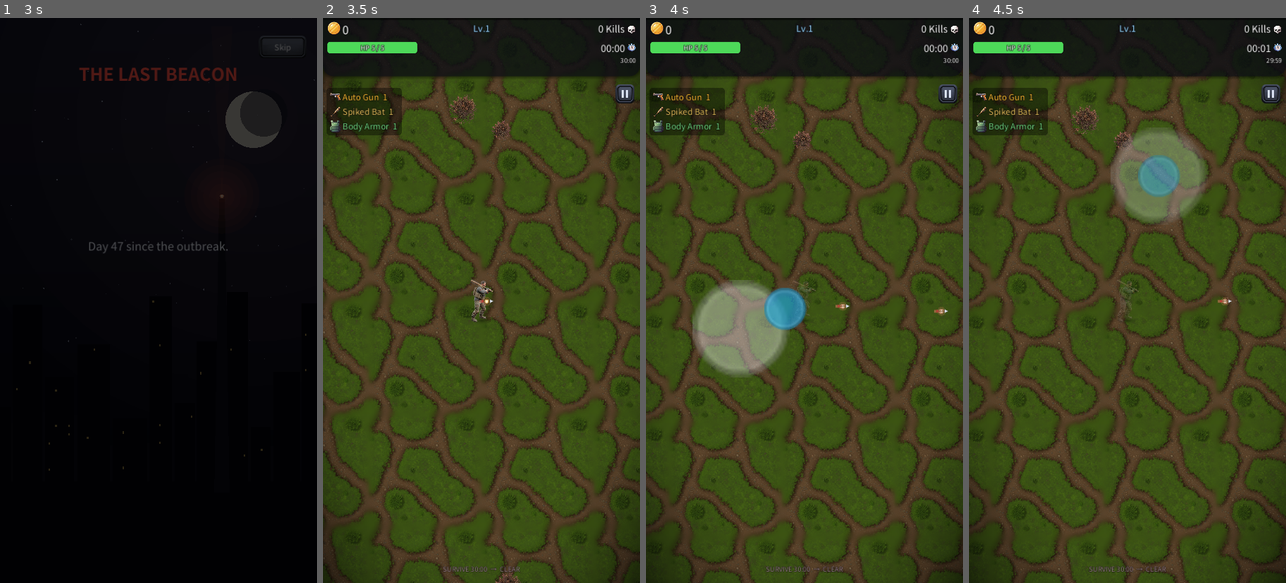
Above: before the commit, frames 1-4 (left to right).
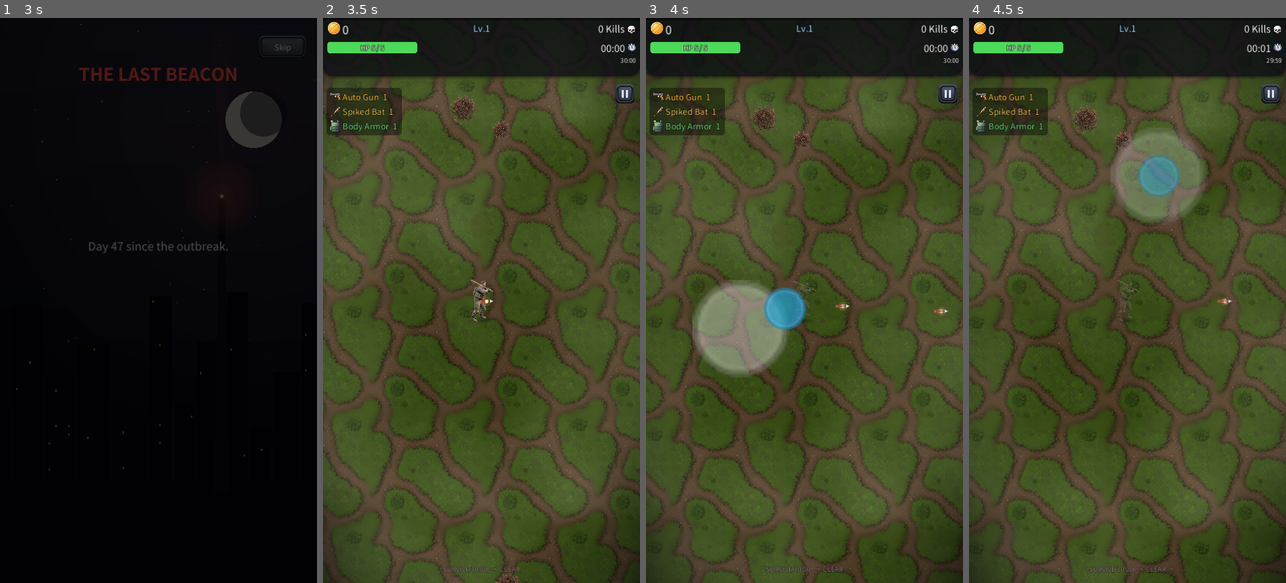
Above: after the commit, the same moments.

Repository: kosj/game_action_defence
Game: Godot game, scene res://scenes/TitleScreen.tscn
Two runs of this game, one before a commit and one after it. Both use one fixed random seed, a clock stepped at 60 frames per second and the inputs below. Sound files missing from this copy of the repository are replaced by a short silence.
Inputs (mouse positions are in pixels of both pictures, inside the frame that each line leads up to):
- Up to frame 1 (3 s): tap Enter at 0.5 s; move the mouse to (228, 272) at 0.52 s; click (228, 272) at 0.67 s; click "New Game" at 1.25 s; click "New Game" at 2 s; click "Skip" at 2.75 s
- Up to frame 2 (3.5 s): no input
- Up to frame 3 (4 s): drag from (741, 328) to (804, 300) at 3.52 s
- Up to frame 4 (4.5 s): move the mouse to (1159, 176) at 4.27 s; click (1159, 176) at 4.42 s

Frame 1 is identical in both runs. In frame 2, 3.0% of the frame differs, in the area x 0-85%, y 11-87%; in frame 3, 2.3%; in frame 4, 2.3%.

Commit message:
Break up ground tile repetition with noise overlay + scattered decals
A single 256px tile repeated across the field reads as an obvious grid. Two
procedural layers (no new art) hide it:
- Large-scale mottling: a runtime-generated seamless FastNoiseLite texture
  drawn at an 880px period, well off the tile's 256px period, so light/dark
  variation never lines up with the tile grid. Regenerates async and redraws
  when ready.
- Patch decals: world-hash scattered per-theme marks (grass: dirt patches,
  darker turf, grass tufts / stone: oil stains, gravel, cracks / frozen: frost,
  ice cracks, snow mounds). Positions are stable as the player moves.
Both are viewport-culled like the tiles.

Diff:
--- a/scripts/Ground.gd
+++ b/scripts/Ground.gd
@@ -52,12 +52,24 @@
 var _last_pos := Vector2(INF, INF)
 var _theme: Dictionary = {}
 
+## ── 반복감 완화(타일 단조로움 해소) ────────────────────────────────────
+## 타일 1장을 그대로 반복하면 같은 무늬가 격자로 읽힌다. 새 아트 없이 두 겹을 얹어 깬다:
+##  (1) 큰 스케일 얼룩(노이즈) — 타일 주기(256)와 어긋나는 큰 주기로 명암을 흩어 반복 인지를 무너뜨린다.
+##  (2) 패치 데칼 — 월드 해시로 흩뿌린 작은 얼룩/자국(테마별 색). 위치가 고정돼 이동해도 흔들리지 않는다.
+const OVERLAY_CELL := 880.0        # 얼룩 오버레이 한 장이 덮는 월드 크기(타일 256 과 서로소에 가깝게)
+const OVERLAY_ALPHA := 0.14        # 얼룩 세기(과하면 바닥이 뿌옇게 떠 보인다)
+const DECAL_CELL := 150.0          # 데칼 배치 격자
+const DECAL_DENSITY := 42          # 셀당 데칼 확률(%)
+
+var _noise_tex: NoiseTexture2D = null
+
 
 func _ready() -> void:
 	# 타일을 한 칸씩 스트레치해 직접 그리므로(draw_texture_rect, tile=false) 반복 샘플링은 필요 없다(CLAMP).
 	texture_repeat = CanvasItem.TEXTURE_REPEAT_DISABLED
 	_player = get_tree().get_first_node_in_group("player")
 	_theme = _resolve_theme()
+	_build_overlay_noise()
 	# Background ColorRect 색을 테마에 맞게 교체
 	var bg := get_parent().get_node_or_null("Background")
 	if bg:
@@ -123,6 +135,9 @@
 				var ly := float(tty) * ts.y - wy
 				# 0.5px 겹침으로 서브픽셀 헤어라인 방지(플립이 없어 엣지 감김 걱정 없음).
 				draw_texture_rect(tex, Rect2(lx - 0.5, ly - 0.5, ts.x + 1.0, ts.y + 1.0), false, TILE_DARKEN)
+		# 반복감 완화 2겹: 큰 얼룩 → 작은 데칼 순으로 덮는다.
+		_draw_overlay(wx, wy, half_w, half_h)
+		_draw_decals(wx, wy, half_w, half_h, theme_name, mark)
 		return
 
 	for tx in range(tx0, tx1):
@@ -132,6 +147,90 @@
 			var col := tile_a if (tx + ty) & 1 == 0 else tile_b
 			draw_rect(Rect2(lx, ly, float(TILE), float(TILE)), col)
 			_draw_detail(theme_name, lx, ly, tx, ty, mark)
+
+
+## 큰 스케일 얼룩용 심리스 노이즈를 런타임 생성(외부 아트 불필요). 생성은 스레드에서 끝나므로
+## 완료 시 다시 그린다.
+func _build_overlay_noise() -> void:
+	var n := FastNoiseLite.new()
+	n.noise_type = FastNoiseLite.TYPE_SIMPLEX_SMOOTH
+	n.frequency = 0.006
+	n.fractal_octaves = 3
+	var t := NoiseTexture2D.new()
+	t.noise = n
+	t.width = 256
+	t.height = 256
+	t.seamless = true          # 이어 붙여도 경계가 보이지 않게
+	t.generate_mipmaps = false
+	t.changed.connect(queue_redraw)
+	_noise_tex = t
+
+
+## (1) 큰 스케일 얼룩 — 타일보다 훨씬 큰 주기로 명암을 흩어, 같은 타일이 반복돼도 눈에 덜 띄게 한다.
+func _draw_overlay(wx: float, wy: float, half_w: float, half_h: float) -> void:
+	if _noise_tex == null:
+		return
+	var c := OVERLAY_CELL
+	var x0 := int(floor((wx - half_w) / c)) - 1
+	var x1 := int(ceil((wx + half_w) / c)) + 1
+	var y0 := int(floor((wy - half_h) / c)) - 1
+	var y1 := int(ceil((wy + half_h) / c)) + 1
+	var col := Color(1.0, 1.0, 1.0, OVERLAY_ALPHA)
+	for ox in range(x0, x1):
+		for oy in range(y0, y1):
+			var px := float(ox) * c - wx
+			var py := float(oy) * c - wy
+			draw_texture_rect(_noise_tex, Rect2(px, py, c, c), false, col)
+
+
+## (2) 패치 데칼 — 월드 셀 해시로 흩뿌린 작은 얼룩/자국. 테마 색을 옅게 써서 바닥에 녹아들게 한다.
+func _draw_decals(wx: float, wy: float, half_w: float, half_h: float, theme_name: String, mark: Color) -> void:
+	var c := DECAL_CELL
+	var x0 := int(floor((wx - half_w) / c)) - 1
+	var x1 := int(ceil((wx + half_w) / c)) + 1
+	var y0 := int(floor((wy - half_h) / c)) - 1
+	var y1 := int(ceil((wy + half_h) / c)) + 1
+	var ci := int(c)
+	for dx in range(x0, x1):
+		for dy in range(y0, y1):
+			var h := ((dx * 73856093) ^ (dy * 19349663)) & 0x7fffffff
+			if h % 100 >= DECAL_DENSITY:
+				continue
+			var p := Vector2(float(dx) * c + float((h / 7) % ci) - wx,
+					float(dy) * c + float((h / 13) % ci) - wy)
+			var r := 12.0 + float((h / 31) % 26)          # 12~37px
+			var kind := (h / 101) % 3
+			match theme_name:
+				"grass":
+					if kind == 0:      # 마른 흙 얼룩
+						draw_circle(p, r, Color(0.30, 0.24, 0.13, 0.16))
+					elif kind == 1:    # 짙은 풀 무리
+						draw_circle(p, r * 0.8, Color(mark.r, mark.g, mark.b, 0.18))
+					else:              # 잔풀 몇 포기
+						for i in 3:
+							var o := Vector2(float((h / (7 + i)) % 18) - 9.0, float((h / (11 + i)) % 14) - 7.0)
+							draw_line(p + o + Vector2(0, 4), p + o - Vector2(0, 5), Color(mark.r, mark.g, mark.b, 0.5), 1.6)
+				"stone":
+					if kind == 0:      # 기름/물 얼룩
+						draw_circle(p, r, Color(0.05, 0.05, 0.07, 0.22))
+					elif kind == 1:    # 흩어진 자갈
+						for i in 4:
+							var o2 := Vector2(float((h / (5 + i)) % 30) - 15.0, float((h / (9 + i)) % 24) - 12.0)
+							draw_circle(p + o2, 2.0 + float(i % 2), Color(mark.r, mark.g, mark.b, 0.40))
+					else:              # 갈라진 금
+						draw_line(p + Vector2(-r * 0.7, -r * 0.3), p + Vector2(0, r * 0.15), Color(0.06, 0.06, 0.08, 0.35), 1.8)
+						draw_line(p + Vector2(0, r * 0.15), p + Vector2(r * 0.65, r * 0.45), Color(0.06, 0.06, 0.08, 0.35), 1.8)
+				"frozen":
+					if kind == 0:      # 성에 낀 자리
+						draw_circle(p, r, Color(0.75, 0.90, 1.0, 0.10))
+					elif kind == 1:    # 얼음 균열
+						for i in 3:
+							var a := TAU * float(i) / 3.0 + float(h % 7)
+							draw_line(p, p + Vector2.from_angle(a) * r * 0.9, Color(0.80, 0.93, 1.0, 0.22), 1.5)
+					else:              # 눈 무더기
+						draw_circle(p, r * 0.7, Color(0.90, 0.95, 1.0, 0.13))
+				_:
+					draw_circle(p, r, Color(mark.r, mark.g, mark.b, 0.13))
 
 
 ## 테마별 타일 장식. 월드 타일 좌표(tx, ty)를 해시로 사용해 이동해도 패턴이 유지됨.
